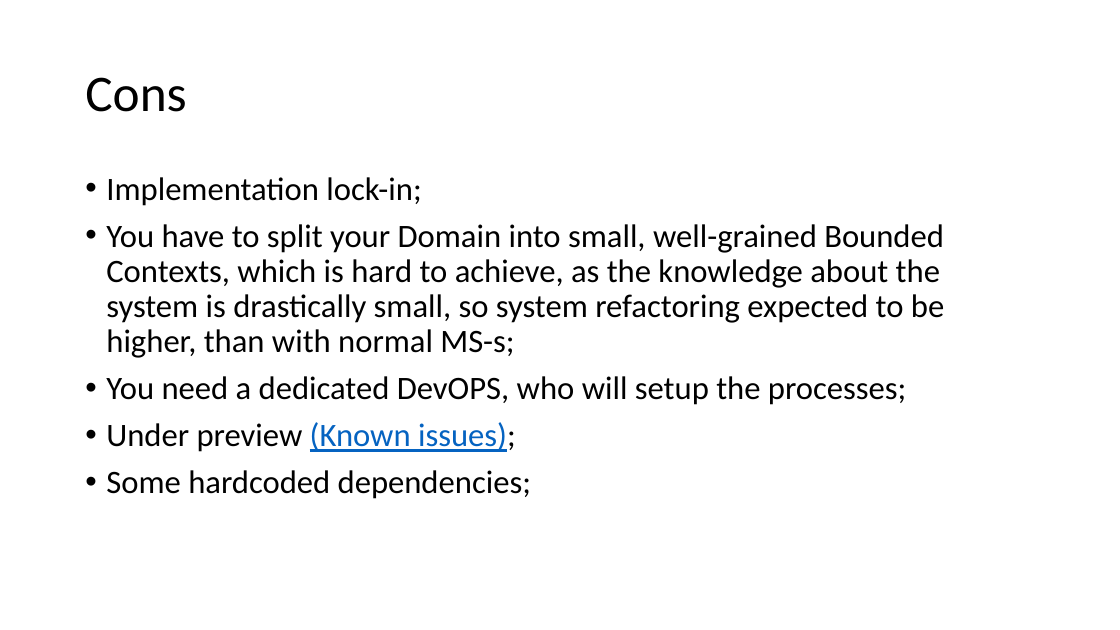
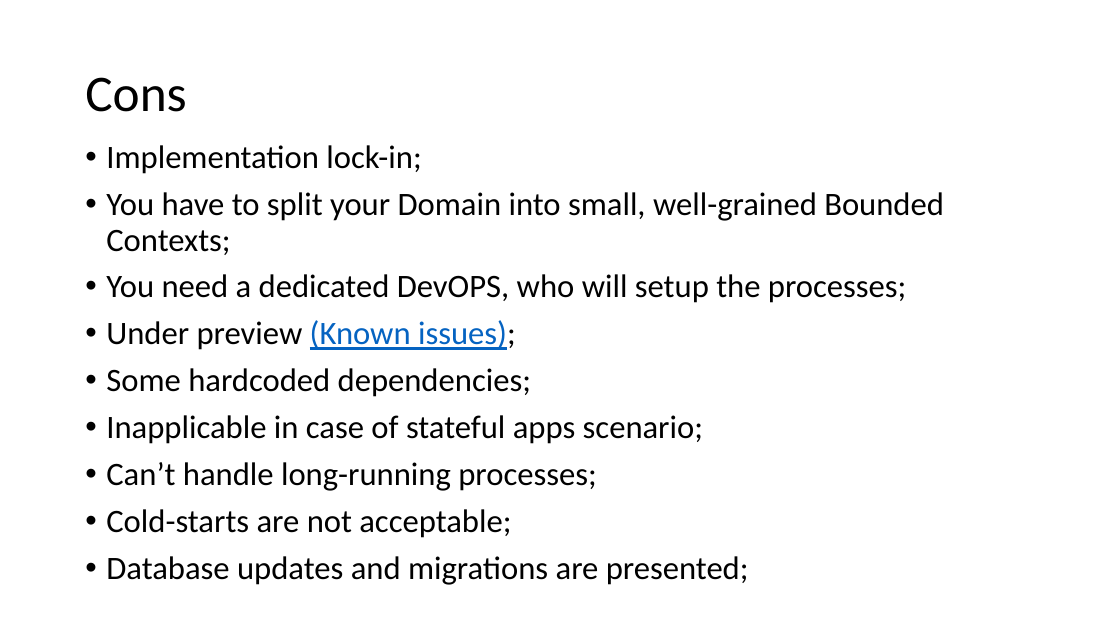
Before and after one commit to Dekorg/TrackApartmentsApp, a slide deck: slide 28 of Presentation/Azure Functions.pptx (slide 26 before the commit). Drawn at 1120x630 pixels with LibreOffice and Linux fonts; fonts in the diff are those of the drawing. Boxes give left, top, right and bottom in pixels: in the first picture for what was removed or moved away, otherwise in the second. Text is boxed around its words. In the diff, an @@ line names an element or a change of style, - is before the commit and + after.

```diff
--- a/Presentation/Azure Functions.pptx
+++ b/Presentation/Azure Functions.pptx
@@ text "Implementation lock-in;": place and size @@
-text "Implementation lock-in;" at (106,177,944,499)
+text "Implementation lock-in;" at (106,145,944,585)
@@ text at (106,192,944,255): text changed @@
-• You have to split your Domain into small, well-grained Bounded Contexts, which is hard to achieve, as the knowledge about the system is drastically small, so system refactoring expected to be higher, than with normal MS-s;
+• You have to split your Domain into small, well-grained Bounded Contexts;
@@ text at (106,415,749,585): paragraphs added @@
+• Inapplicable in case of stateful apps scenario;
+• Can’t handle long-running processes;
+• Cold-starts are not acceptable;
+• Database updates and migrations are presented;
```
Also in this commit, not shown: 3 other slides changed, 3 slides added, 4 other files.
